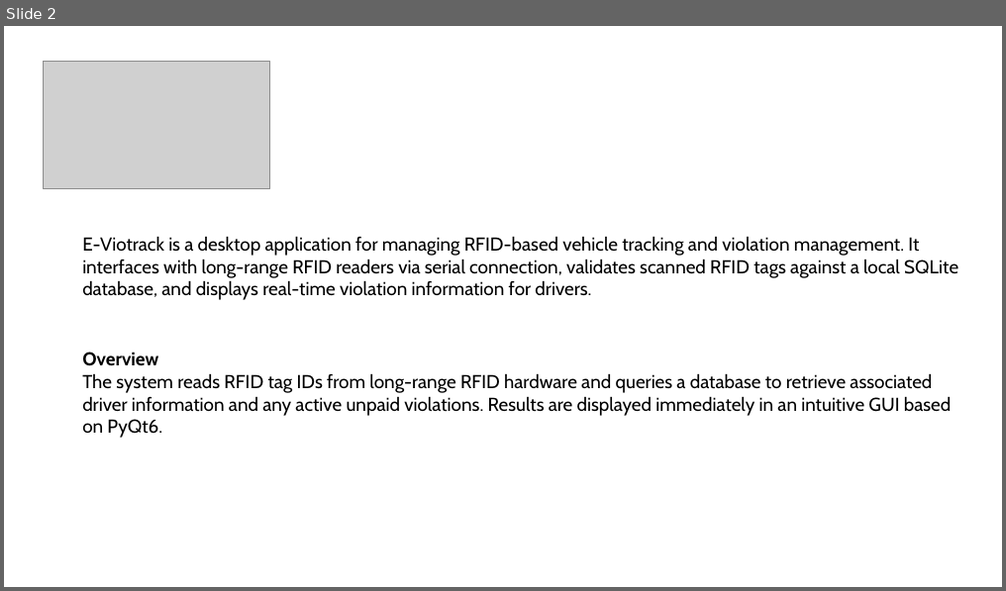
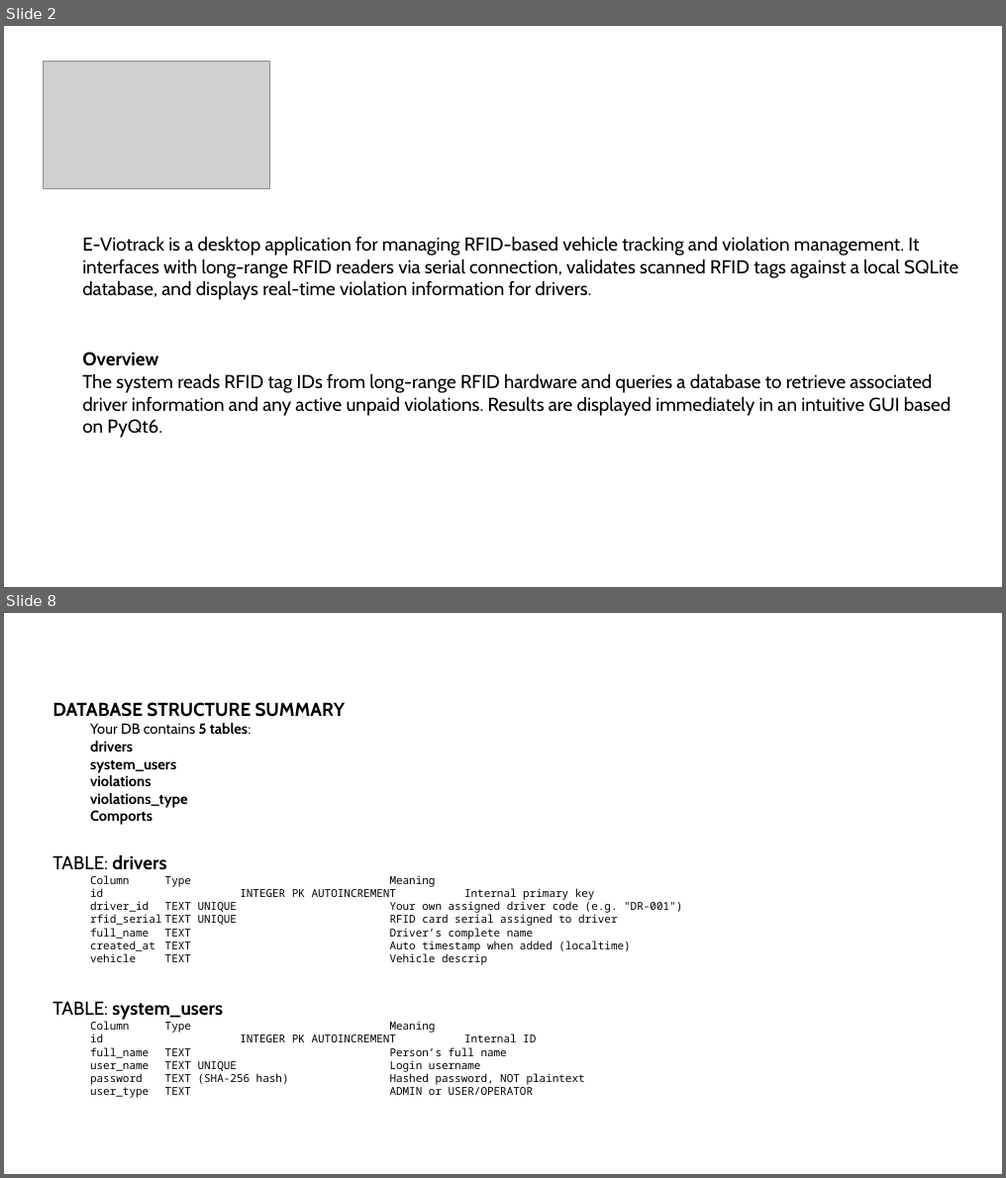
Before and after one commit to OliverFeronel090597/E-Viotrack, a slide deck: E-Viotrack.pptx. Shown one above the other, each under a label of ours: slide 2 before the commit, slides 2 and 8 after it; the slides between them are not shown. The pictures are 1006x591 and 1006x1178 pixels, drawn with LibreOffice and Linux fonts; fonts in the diff are those of the drawing; grey boxes stand for pictures. Boxes give left, top, right and bottom in pixels: in the first picture for what was removed or moved away, otherwise in the second. Text is boxed around its words. In the diff, an @@ line names an element or a change of style, - is before the commit and + after.

```diff
--- a/E-Viotrack.pptx
+++ b/E-Viotrack.pptx
@@ slide 8 added at (x1=4, y1=613, x2=1002, y2=1174), background #FFFFFF @@
@@ text added at (x1=53, y1=702, x2=346, y2=825), 14 pt, text #000000, bold @@
+DATABASE STRUCTURE SUMMARY
+  Your DB contains 5 tables:
+  drivers
+  system_users
+  violations
+  violations_type
+  Comports
@@ text added at (x1=53, y1=855, x2=682, y2=965), 10.5 pt, text #000000 @@
+TABLE: drivers
+  Column Type Meaning
+  id INTEGER PK AUTOINCREMENT Internal primary key
+  driver_id TEXT UNIQUE Your own assigned driver code (e.g. "DR-001")
+  rfid_serial TEXT UNIQUE RFID card serial assigned to driver
+  full_name TEXT Driver’s complete name
+  created_at TEXT Auto timestamp when added (localtime)
+  vehicle TEXT Vehicle descrip
@@ text added at (x1=53, y1=1001, x2=585, y2=1095), 10.5 pt, text #000000 @@
+TABLE: system_users
+  Column Type Meaning
+  id INTEGER PK AUTOINCREMENT Internal ID
+  full_name TEXT Person’s full name
+  user_name TEXT UNIQUE Login username
+  password TEXT (SHA-256 hash) Hashed password, NOT plaintext
+  user_type TEXT ADMIN or USER/OPERATOR
```
Also in this commit, not shown: 1 slide changed, 5 other slides added, 4 other files.
